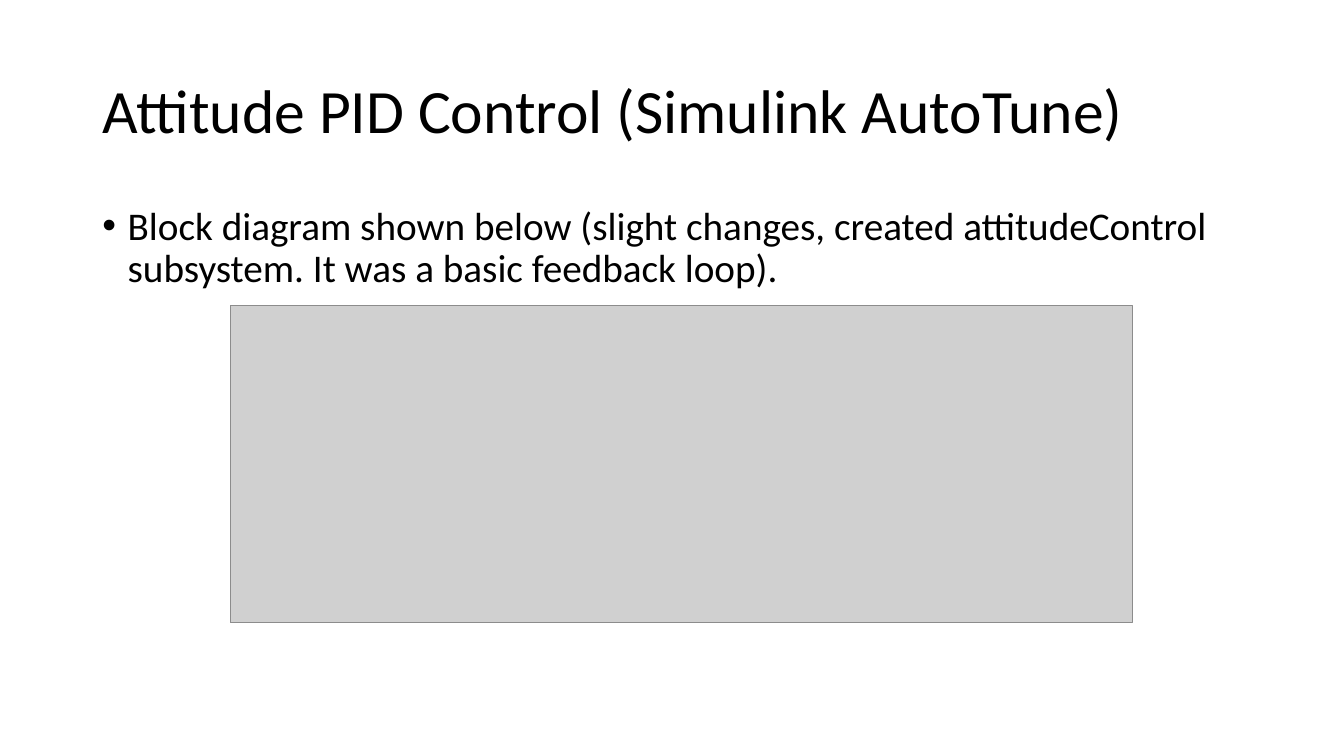
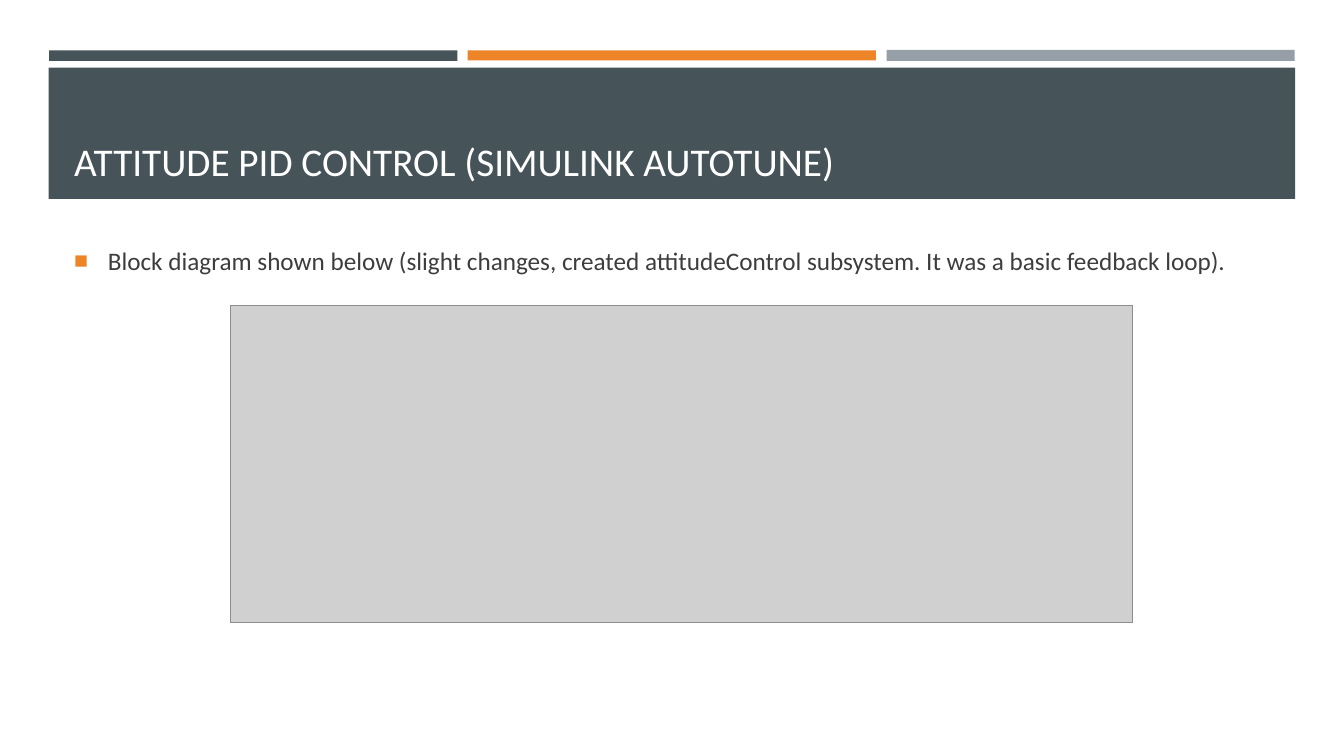
Before and after one commit to willgraham345/flightSimulator, a slide deck: slide 2 of Progress Presentations/8-19-22 Simulink Tests.pptx. Drawn at 1344x756 pixels with LibreOffice and Linux fonts; fonts in the diff are those of the drawing; grey boxes stand for pictures. Boxes give left, top, right and bottom in pixels: in the first picture for what was removed or moved away, otherwise in the second. Text is boxed around its words. In the diff, an @@ line names an element or a change of style, - is before the commit and + after.

Commit message:
Working on trajectory control
Make sure to use PID controller

```diff
--- a/Progress Presentations/8-19-22 Simulink Tests.pptx
+++ b/Progress Presentations/8-19-22 Simulink Tests.pptx
@@ rectangle added at (49,50,458,60), fill #465359 @@
@@ rectangle added at (468,50,876,60), fill #ED8428 @@
@@ rectangle added at (886,50,1295,62), fill #969FA7 @@
@@ rectangle added at (48,68,1296,199), fill #465359 @@
@@ title "ATTITUDE PID CONTROL (SIMULINK AUTOTUNE)" at (74,147,834,181): vertical alignment middle to bottom @@
@@ title at (74,147,834,181): text changed; size 44 to 28 pt; text colour #000000 to #FFFFFF @@
-Attitude PID Control (Simulink AutoTune)
+ATTITUDE PID CONTROL (SIMULINK AUTOTUNE)
@@ text "Block diagram shown below (slight ...": place and size @@
-text "Block diagram shown below (slight ..." at (128,211,1206,289)
+text "Block diagram shown below (slight ..." at (108,252,1225,275)
@@ text "Block diagram shown below (slight ..." at (108,252,1225,275): size 28 to 18 pt, text colour #000000 to #3D3D3D; bullet • to ■; line spacing 0.9 to 1 @@
```
Also in this commit, not shown: 3 other slides changed, 1 slide added, 1 slide removed, 4 other files.
